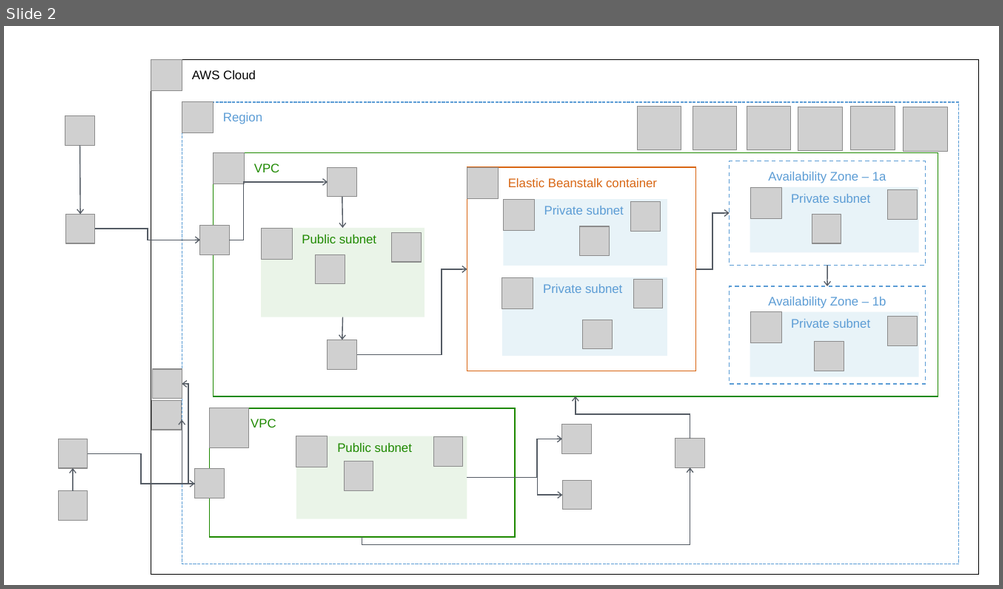
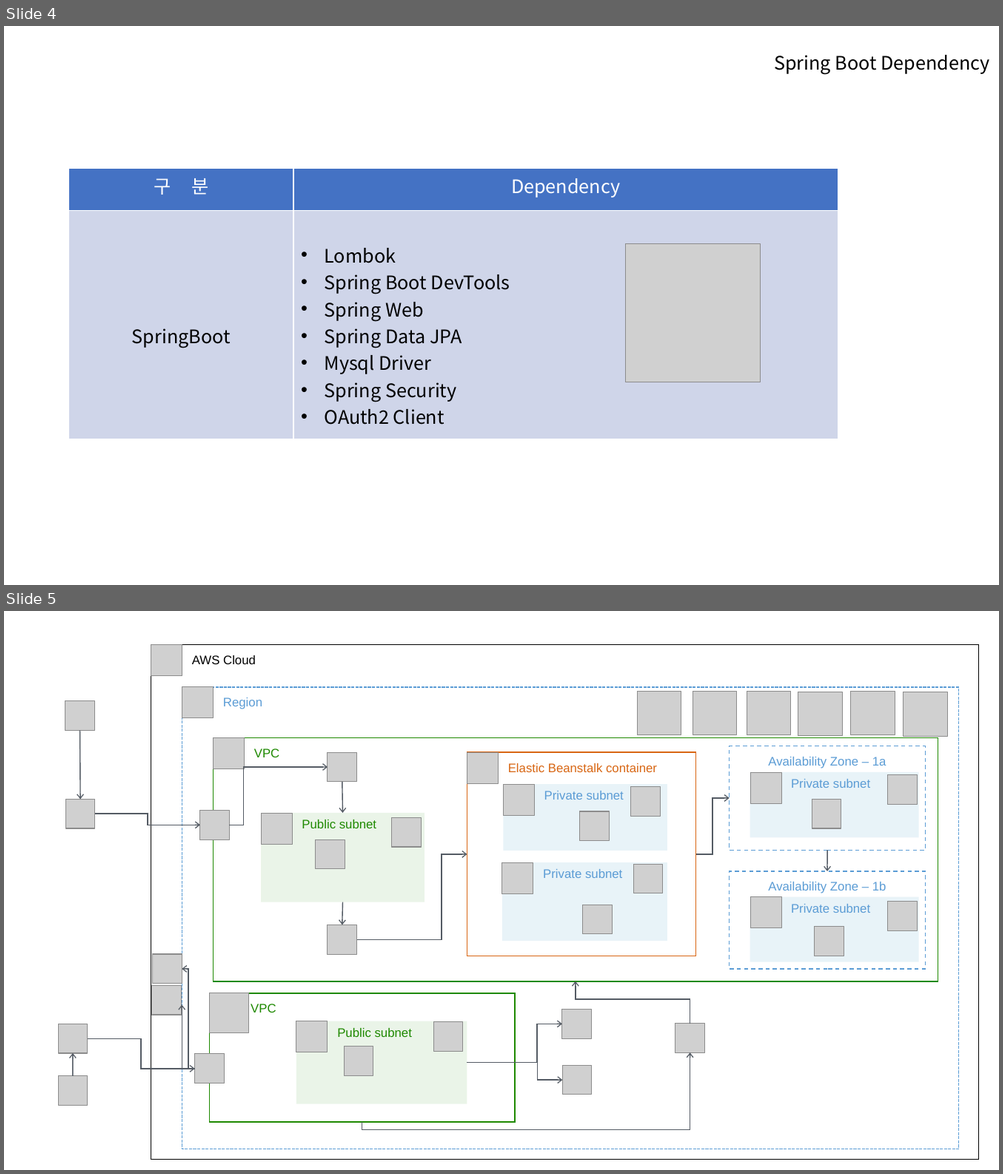
Before and after one commit to SeolMyeongJae/KSA-final-project, a slide deck: 06-최종산출물/AWS 구성도 ver 0.5.pptx. Shown one above the other, each under a label of ours: slide 2 before the commit, slides 4 and 5 after it. The pictures are 1003x589 and 1003x1174 pixels, drawn with LibreOffice and Linux fonts; fonts in the diff are those of the drawing; grey boxes stand for pictures. Boxes give left, top, right and bottom in pixels: in the first picture for what was removed or moved away, otherwise in the second. Text is boxed around its words. In the diff, an @@ line names an element or a change of style, - is before the commit and + after.

```diff
--- a/06-최종산출물/AWS 구성도 ver 0.5.pptx
+++ b/06-최종산출물/AWS 구성도 ver 0.5.pptx
@@ slide 4 added at box(4, 26, 999, 585), background #FFFFFF @@
@@ text added at box(774, 55, 990, 75), 18 pt, text #000000 @@
+Spring Boot Dependency
@@ table added at box(69, 169, 838, 440), 2 rows, 2 columns @@
+구 분 | Dependency
+SpringBoot | Lombok / Spring Boot DevTools / Spring Web / Spring Data JPA / Mysql Driver / Spring Security / OAuth2 Client
@@ picture added at box(626, 244, 760, 383) @@
@@ what was slide 2 is now slide 5 @@
```
Also in this commit, not shown: 3 other slides added, 1 slide removed.
